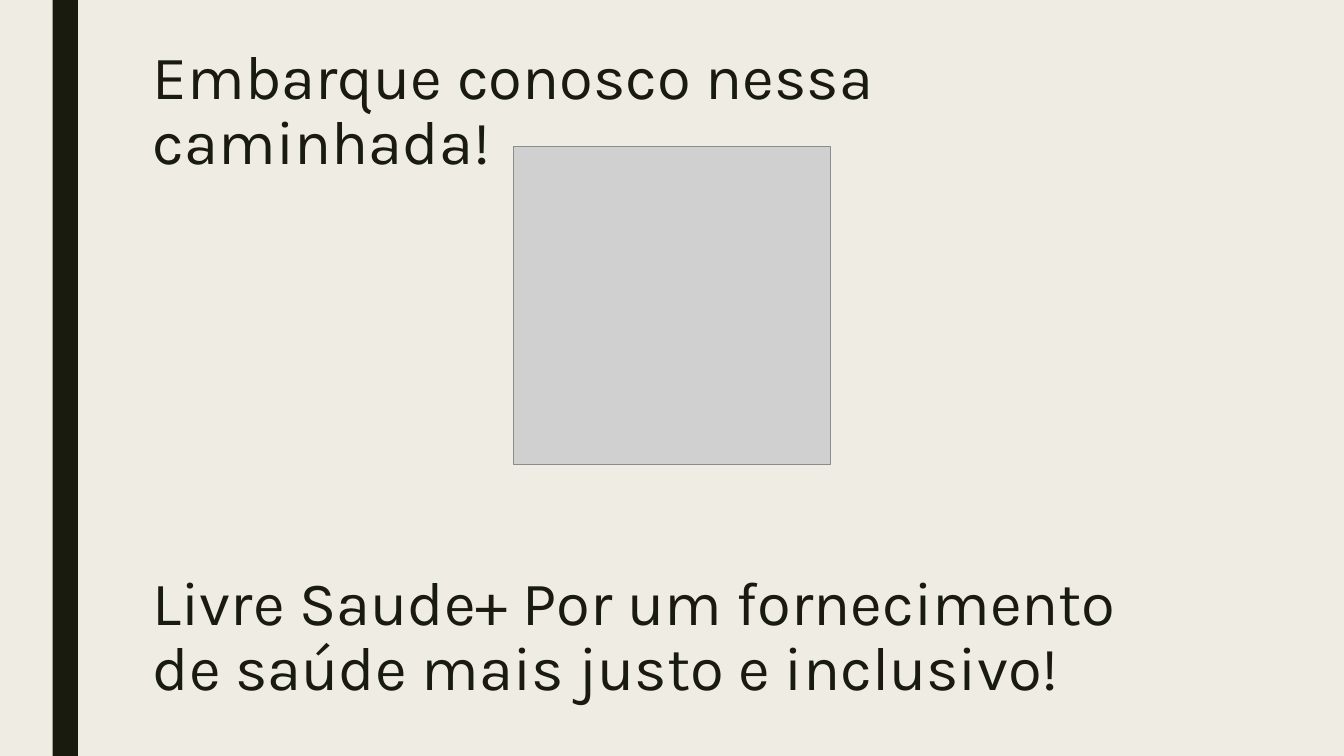
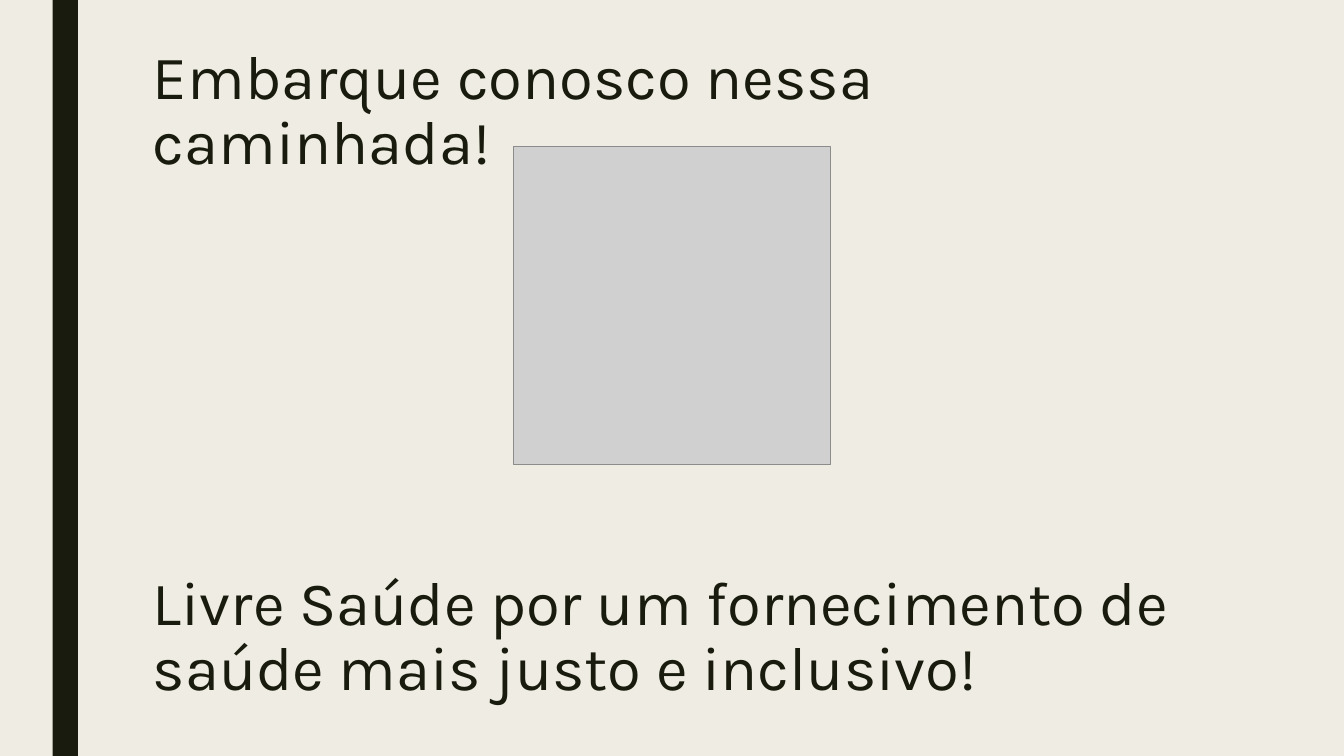
Before and after one commit to DaviMelo558/Squad06, a slide deck: slide 12 of Entregaveis/Livre Saúde +.pptx. Drawn at 1344x756 pixels with LibreOffice and Linux fonts; fonts in the diff are those of the drawing; grey boxes stand for pictures. Boxes give left, top, right and bottom in pixels: in the first picture for what was removed or moved away, otherwise in the second. Text is boxed around its words. In the diff, an @@ line names an element or a change of style, - is before the commit and + after.

```diff
--- a/Entregaveis/Livre Saúde +.pptx
+++ b/Entregaveis/Livre Saúde +.pptx
@@ title at bbox=[153, 57, 1168, 705]: text changed @@
-Embarque conosco nessa caminhada!
-Livre Saude+ Por um fornecimento de saúde mais justo e inclusivo!
+Embarque conosco nessa caminhada!
+Livre Saúde por um fornecimento de saúde mais justo e inclusivo!
```
Also in this commit, not shown: 2 other slides changed, 31 other files.
